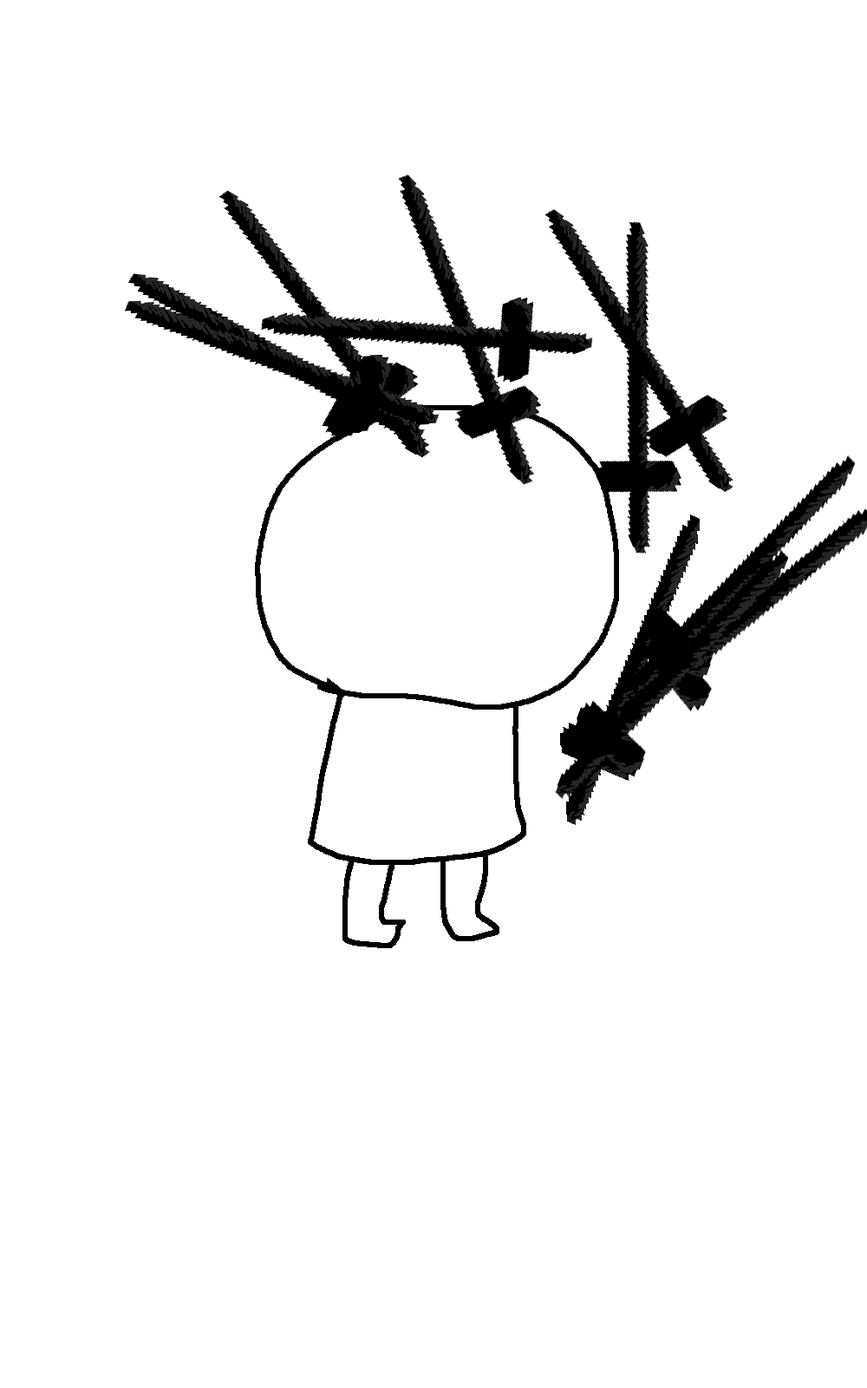
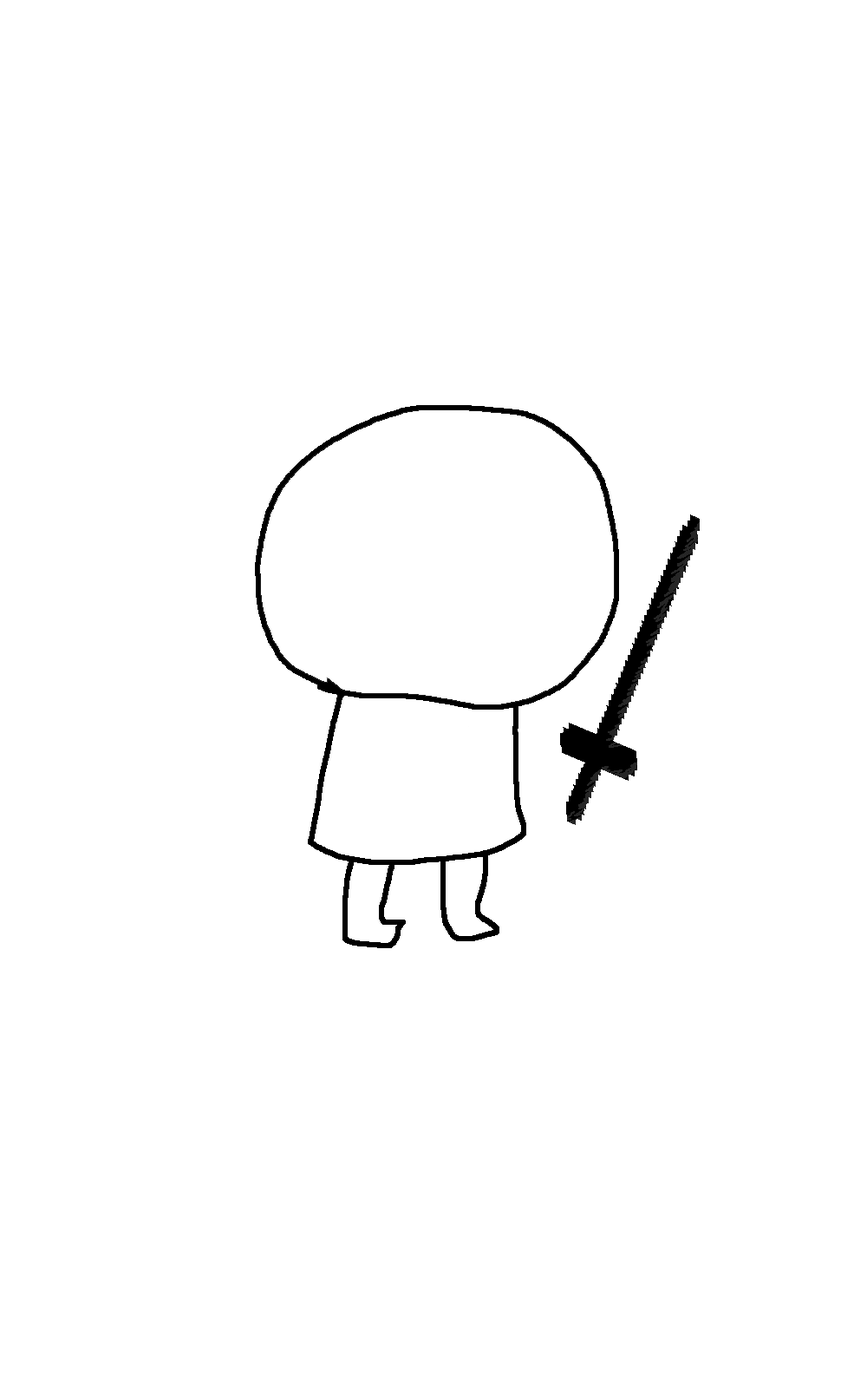
The second 867×1388 image is a revision of the first. Changes to its layers:
hid "무기-11" over bbox(555, 548, 790, 800)
hid "무기-10" over bbox(617, 508, 867, 727)
hid "무기-9" over bbox(621, 454, 856, 706)
hid "무기-8" over bbox(544, 209, 734, 493)
hid "무기-7" over bbox(261, 296, 594, 383)
hid "무기-6" over bbox(124, 300, 440, 434)
hid "무기-5" over bbox(127, 273, 425, 439)
hid "무기-4" over bbox(219, 189, 431, 458)
hid "무기-3" over bbox(398, 174, 542, 485)
hid "무기-2" over bbox(595, 221, 682, 554)
